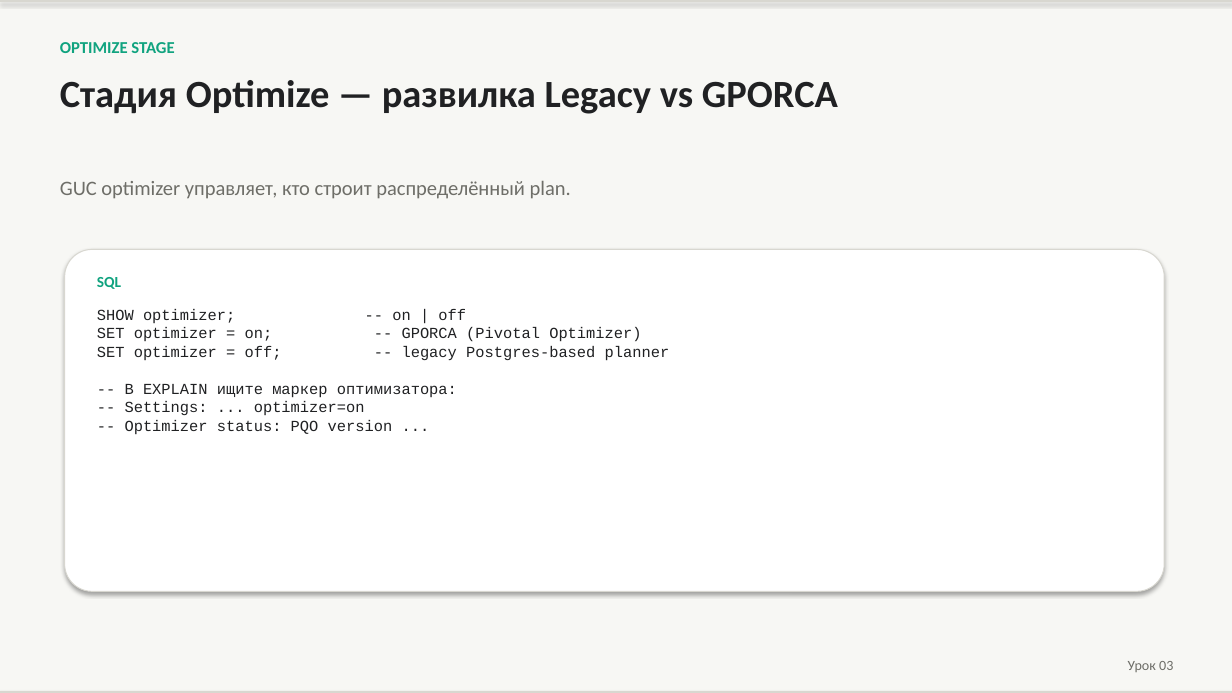
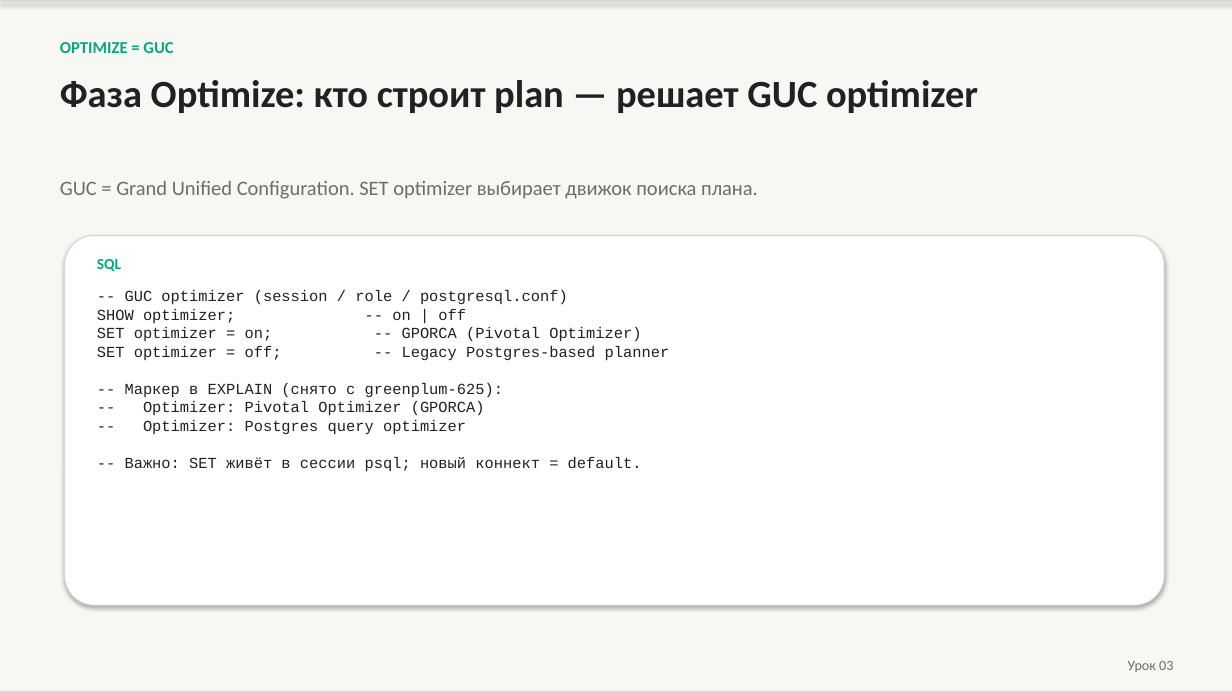
Before and after one commit to PaulKov/de-mentor, a slide deck: slide 10 of artifacts/greenplum-query-tuning-theory.pptx (slide 5 before the commit). Drawn at 1232x693 pixels with LibreOffice and Linux fonts; fonts in the diff are those of the drawing. Boxes give left, top, right and bottom in pixels: in the first picture for what was removed or moved away, otherwise in the second. Text is boxed around its words. In the diff, an @@ line names an element or a change of style, - is before the commit and + after.

```diff
--- a/artifacts/greenplum-query-tuning-theory.pptx
+++ b/artifacts/greenplum-query-tuning-theory.pptx
@@ text at box(60, 42, 173, 53): text changed @@
-OPTIMIZE STAGE
+OPTIMIZE = GUC
@@ text at box(60, 80, 978, 113): text changed @@
-Стадия Optimize — развилка Legacy vs GPORCA
+Фаза Optimize: кто строит plan — решает GUC optimizer
@@ text at box(60, 181, 758, 199): text changed @@
-GUC optimizer управляет, кто строит распределённый plan.
+GUC = Grand Unified Configuration. SET optimizer выбирает движок поиска плана.
@@ rounded rectangle: place and size @@
-rounded rectangle at box(65, 250, 1165, 592)
+rounded rectangle at box(65, 236, 1165, 605)
@@ text "SQL": place and size @@
-text "SQL" at box(97, 277, 121, 289)
+text "SQL" at box(97, 259, 121, 271)
@@ text at box(97, 290, 670, 472): text changed @@
-SHOW optimizer; -- on | off
-SET optimizer = on; -- GPORCA (Pivotal Optimizer)
-SET optimizer = off; -- legacy Postgres-based planner
--- В EXPLAIN ищите маркер оптимизатора:
--- Settings: ... optimizer=on
--- Optimizer status: PQO version ...
+-- GUC optimizer (session / role / postgresql.conf)
+SHOW optimizer; -- on | off
+SET optimizer = on; -- GPORCA (Pivotal Optimizer)
+SET optimizer = off; -- Legacy Postgres-based planner
+-- Маркер в EXPLAIN (снято с greenplum-625):
+-- Optimizer: Pivotal Optimizer (GPORCA)
+-- Optimizer: Postgres query optimizer
+-- Важно: SET живёт в сессии psql; новый коннект = default.
```
Also in this commit, not shown: 28 other slides changed, 13 slides added, 39 other files.
